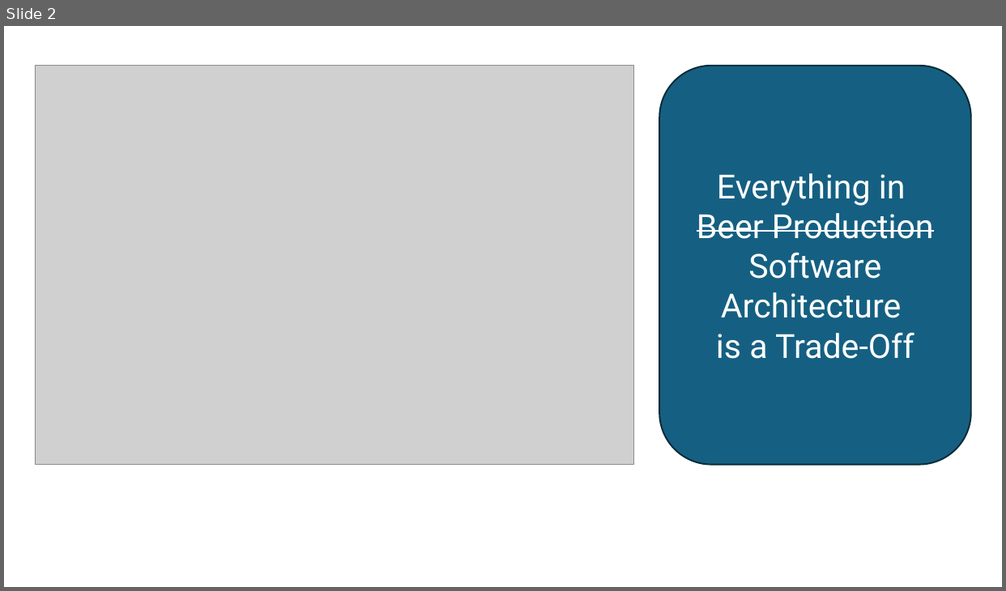
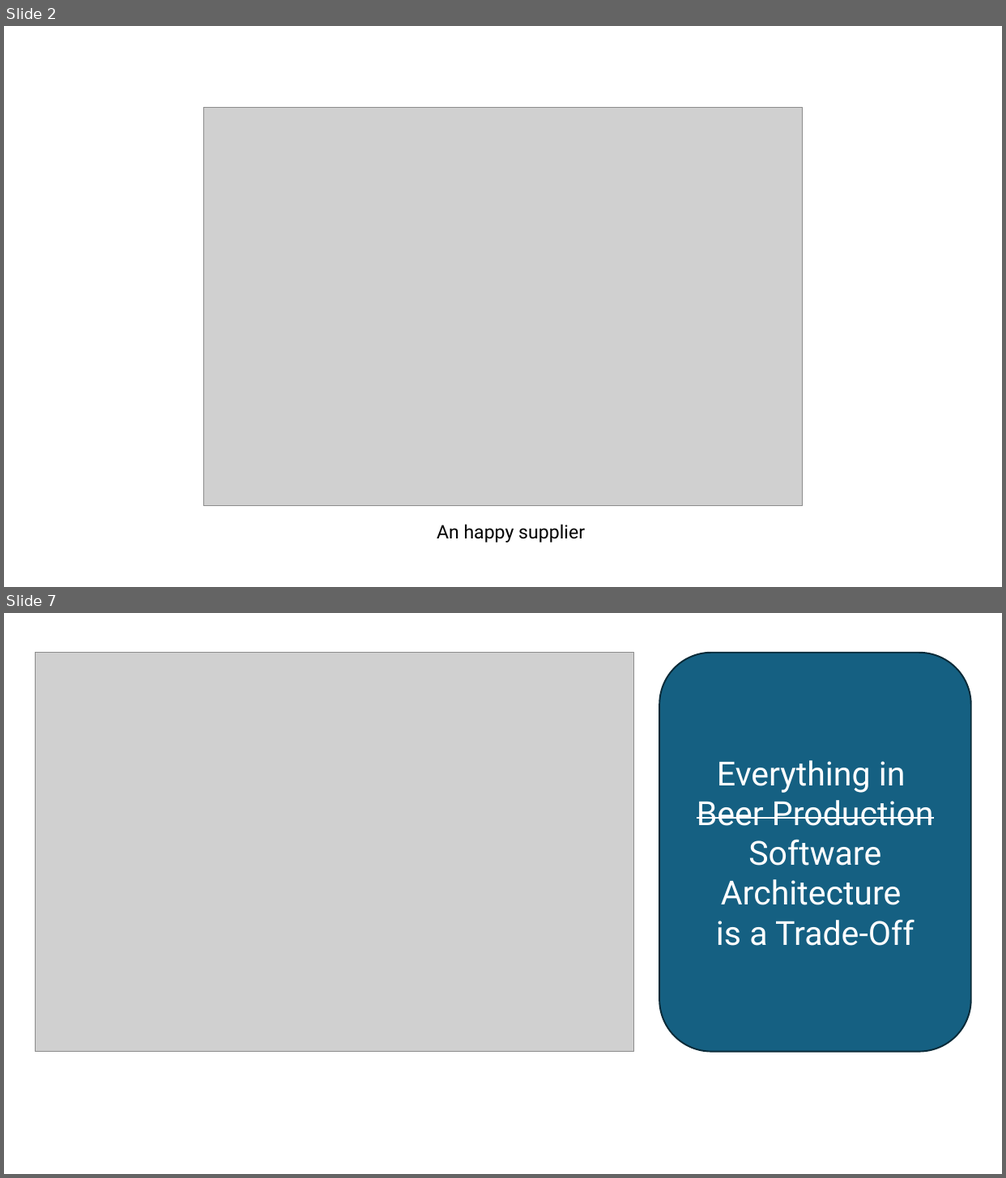
Before and after one commit to Ace68/BlazorAndDistributedSystems, a slide deck: slides/Ideas.pptx. Shown one above the other, each under a label of ours: slide 2 before the commit, slides 2 and 7 after it; the slides between them are not shown. The pictures are 1006x591 and 1006x1178 pixels, drawn with LibreOffice and Linux fonts; fonts in the diff are those of the drawing; grey boxes stand for pictures. Boxes give left, top, right and bottom in pixels: in the first picture for what was removed or moved away, otherwise in the second. Text is boxed around its words. In the diff, an @@ line names an element or a change of style, - is before the commit and + after.

```diff
--- a/slides/Ideas.pptx
+++ b/slides/Ideas.pptx
@@ slide 2 added at (4, 26, 1002, 587), background #FFFFFF @@
@@ picture added at (204, 107, 803, 506) @@
@@ text added at (437, 524, 585, 543), 18 pt, text #000000 @@
+An happy supplier
@@ what was slide 2 is now slide 7 @@
```
Also in this commit, not shown: 5 other slides added, 1 slide removed, 5 other files.
